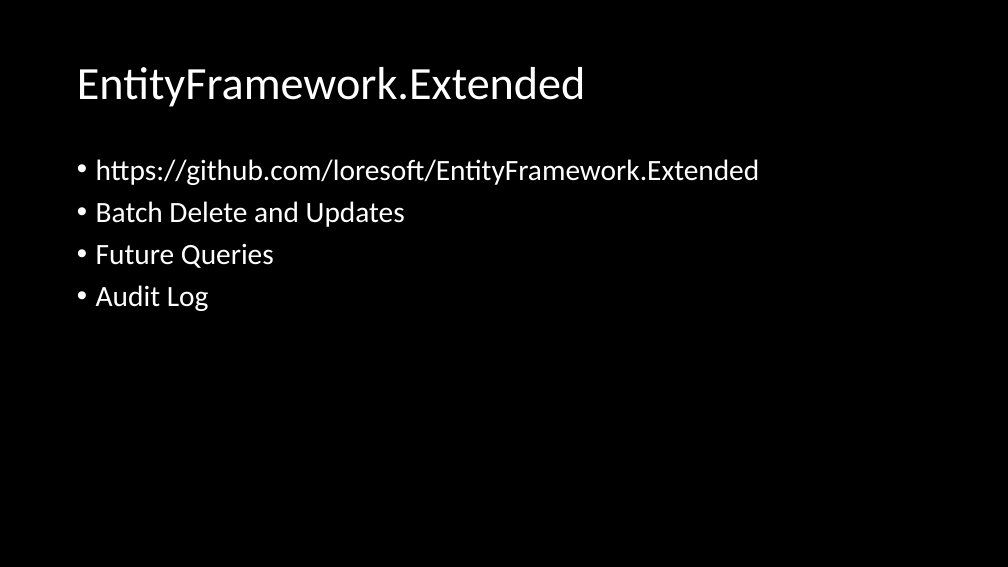
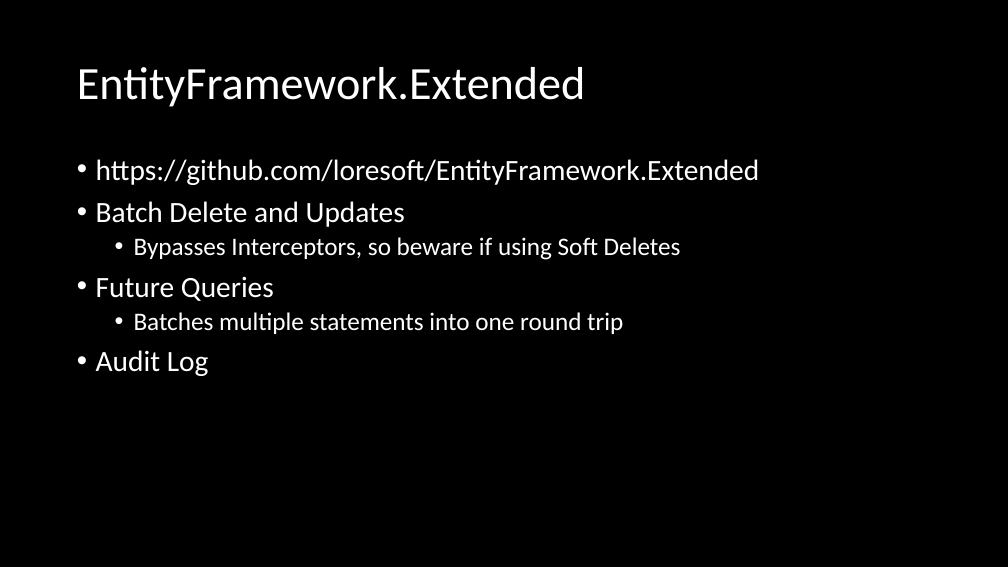
Before and after one commit to mikecole/MovieFanatic, a slide deck: slide 11 of EF Extra Mile.pptx. Drawn at 1008x567 pixels with LibreOffice and Linux fonts; fonts in the diff are those of the drawing. Boxes give left, top, right and bottom in pixels: in the first picture for what was removed or moved away, otherwise in the second. Text is boxed around its words. In the diff, an @@ line names an element or a change of style, - is before the commit and + after.

Commit message:
Added more info about batch updates and deletes.

```diff
--- a/EF Extra Mile.pptx
+++ b/EF Extra Mile.pptx
@@ text at (x1=134, y1=237, x2=681, y2=260): paragraph added @@
+  • Bypasses Interceptors, so beware if using Soft Deletes
@@ text at (x1=134, y1=312, x2=623, y2=334): paragraph added @@
+  • Batches multiple statements into one round trip
```
Also in this commit, not shown: 1 other slide changed, 3 other files.
